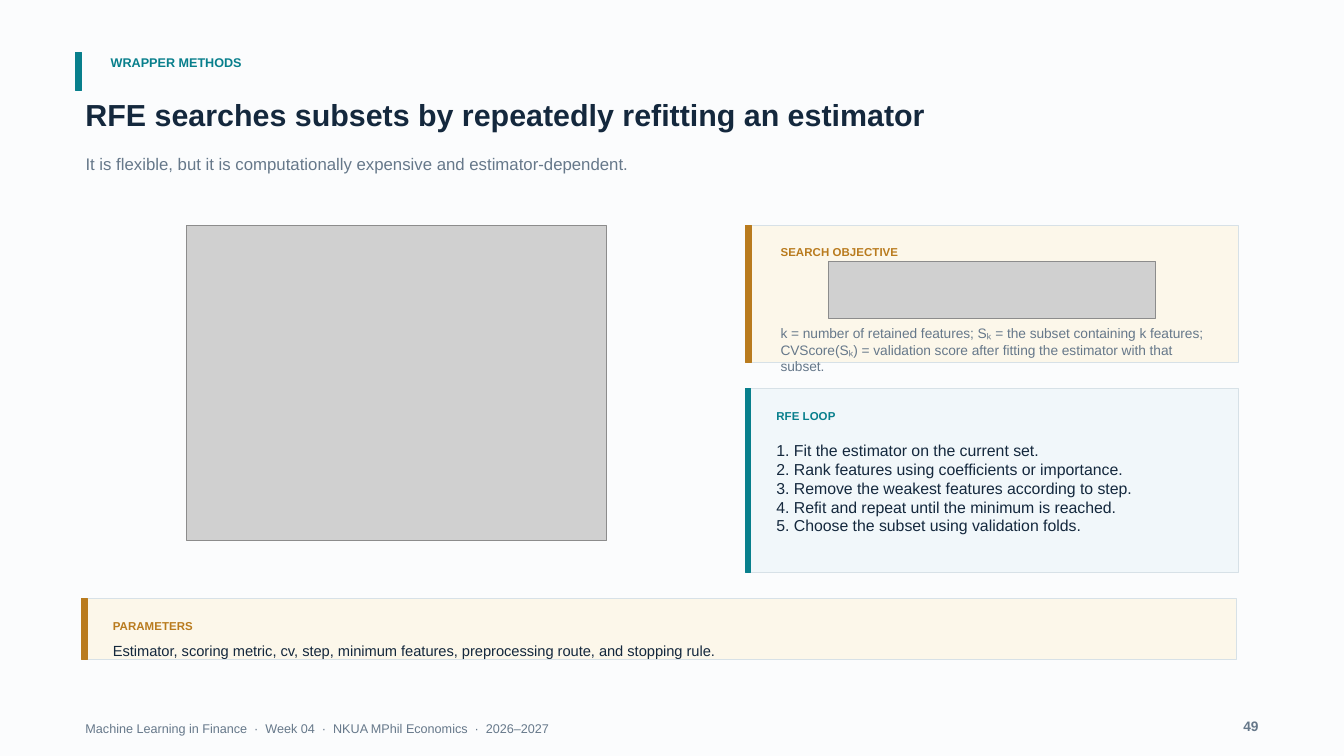
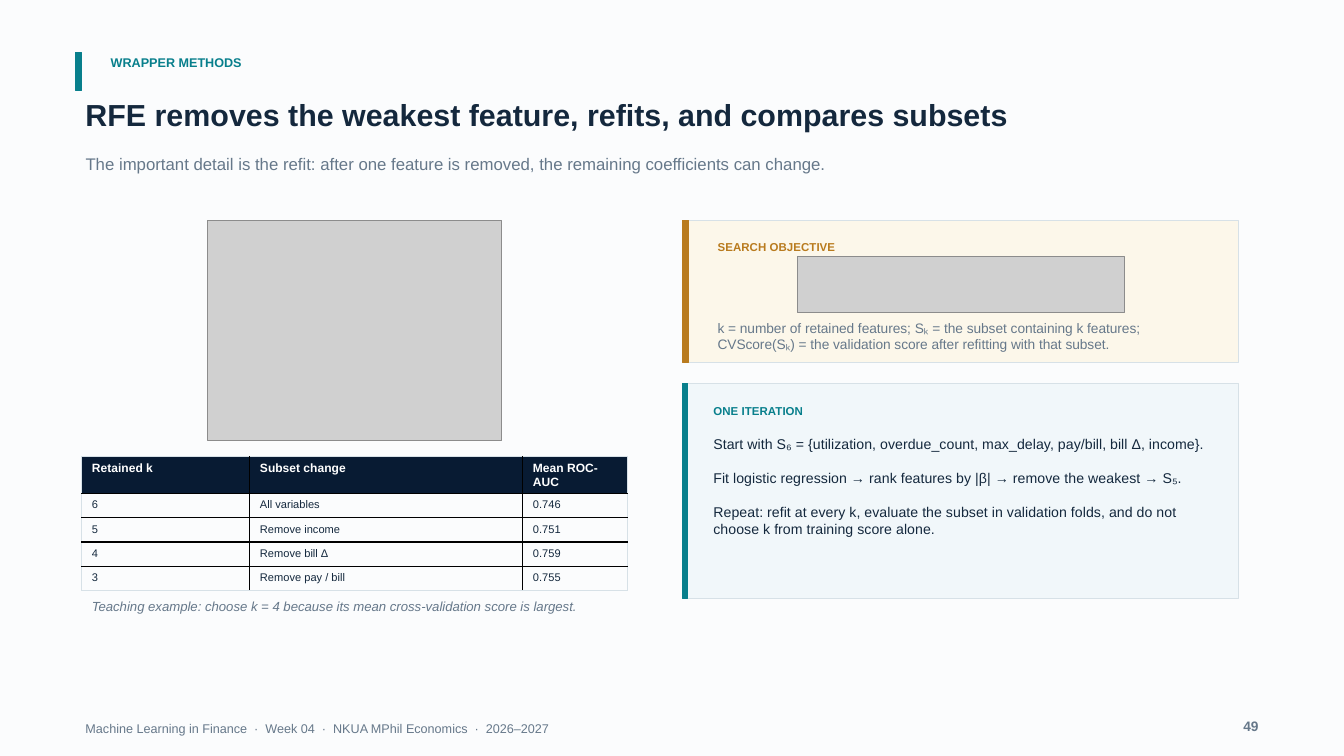
Before and after one commit to fkottas/Teaching-Courses, a slide deck: slide 49 of Machine Learning in Finance/2026-2027/lectures/week-04/slides/Lecture_04_Feature_Engineering_for_Financial_Data_2026-2027.pptx. Drawn at 1344x756 pixels with LibreOffice and Linux fonts; fonts in the diff are those of the drawing; grey boxes stand for pictures. Boxes give left, top, right and bottom in pixels: in the first picture for what was removed or moved away, otherwise in the second. Text is boxed around its words. In the diff, an @@ line names an element or a change of style, - is before the commit and + after.

```diff
--- a/Machine Learning in Finance/2026-2027/lectures/week-04/slides/Lecture_04_Feature_Engineering_for_Financial_Data_2026-2027.pptx
+++ b/Machine Learning in Finance/2026-2027/lectures/week-04/slides/Lecture_04_Feature_Engineering_for_Financial_Data_2026-2027.pptx
@@ text at <box>85,104,1008,132</box>: text changed @@
-RFE searches subsets by repeatedly refitting an estimator
+RFE removes the weakest feature, refits, and compares subsets
@@ text at <box>86,158,825,174</box>: text changed @@
-It is flexible, but it is computationally expensive and estimator-dependent.
+The important detail is the refit: after one feature is removed, the remaining coefficients can change.
@@ picture: place and size @@
-picture at <box>187,226,607,540</box>
+picture at <box>208,221,502,442</box>
@@ rectangle: place and size @@
-rectangle at <box>746,226,1240,362</box>
+rectangle at <box>683,221,1239,363</box>
@@ rectangle: place and size @@
-rectangle at <box>746,226,752,362</box>
+rectangle at <box>683,221,689,363</box>
@@ text "SEARCH OBJECTIVE": place and size @@
-text "SEARCH OBJECTIVE" at <box>781,248,898,256</box>
+text "SEARCH OBJECTIVE" at <box>718,243,835,251</box>
@@ picture: place and size @@
-picture at <box>829,261,1156,318</box>
+picture at <box>798,256,1125,313</box>
@@ text at <box>718,323,1140,352</box>: text changed @@
-k = number of retained features; Sₖ = the subset containing k features; CVScore(Sₖ) = validation score after fitting the estimator with that subset.
+k = number of retained features; Sₖ = the subset containing k features; CVScore(Sₖ) = the validation score after refitting with that subset.
@@ rectangle: place and size @@
-rectangle at <box>746,388,1240,572</box>
+rectangle at <box>683,383,1239,599</box>
@@ rectangle: place and size @@
-rectangle at <box>746,388,751,572</box>
+rectangle at <box>683,383,688,599</box>
@@ text at <box>713,407,803,415</box>: text changed @@
-RFE LOOP
+ONE ITERATION
@@ text at <box>713,438,1204,537</box>: text changed; size 11.2 to 10.1 pt @@
-1. Fit the estimator on the current set.
-2. Rank features using coefficients or importance.
-3. Remove the weakest features according to step.
-4. Refit and repeat until the minimum is reached.
-5. Choose the subset using validation folds.
+Start with S₆ = {utilization, overdue_count, max_delay, pay/bill, bill Δ, income}.
+Fit logistic regression → rank features by |β| → remove the weakest → S₅.
+Repeat: refit at every k, evaluate the subset in validation folds, and do not choose k from training score alone.
@@ table added at <box>82,457,628,587</box>, 5 rows, 3 columns @@
+Retained k | Subset change | Mean ROC-AUC
+6 | All variables | 0.746
+5 | Remove income | 0.751
+4 | Remove bill Δ | 0.759
+3 | Remove pay / bill | 0.755
@@ rectangle removed at <box>82,599,1237,659</box> @@
@@ rectangle removed at <box>82,599,87,659</box> @@
@@ text added at <box>92,601,577,614</box>, 9.4 pt, text #66788A, italic @@
+Teaching example: choose k = 4 because its mean cross-validation score is largest.
@@ text removed at <box>113,622,193,630</box> @@
-PARAMETERS
@@ text removed at <box>113,645,715,659</box> @@
-Estimator, scoring metric, cv, step, minimum features, preprocessing route, and stopping rule.
```
Also in this commit, not shown: 4 other slides changed, 2 slides added, 2 slides removed, 2 other files.
